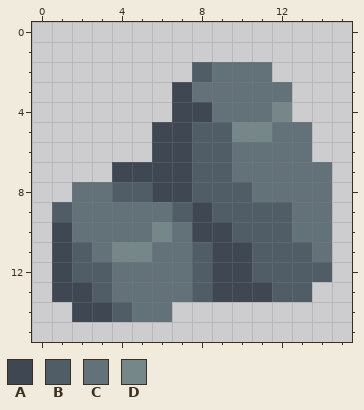
Edited in one commit: pixel-art file (assets_raw/stone.aseprite). Above is the file before it was changed.
16x16 pixels, 1 frame.
Palette (. is transparent): A #3f4852  B #515d66  C #637179  D #76878a
Pixels before, first column x 1:
 2 .......BCCC...
 3 ......ACCCCC..
 4 ......AACCCD..
 5 .....AABBDDCC.
 6 .....AABBCCCC.
 7 ...AAAABBCCCCC
 8 .CCBBAABBBCCCC
 9 BCCCCCBABBBBCC
10 ACCCCDCAABBBCC
11 ABCDDCCBAABBBC
12 ABBCCCCBAABBBB
13 AABCCCCBAAABB.
14 .AABCC........
Once edited:
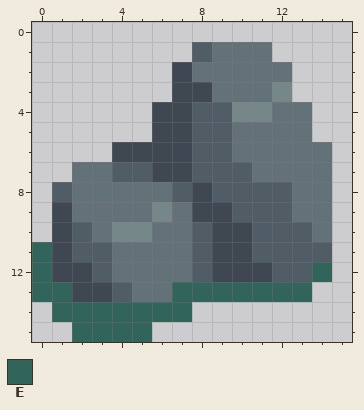
Colours new in this view: E #31645a
What changed:
Changed rows in their new state; - is an unchanged pixel.
Layer "stone":
first column x 0:
 1 --------BCCC---
 2 -------AC---C--
 3 --------A---D--
 4 ------A-BBDDCC-
 5 ----------CC---
 6 ----AA--------C
 7 --CCBB----B----
 8 -B--CCCBA--BB--
 9 -A----DC-A-----
10 --B-DDC-B-A--B-
11 E--BCC--------B
12 E-A--------A--E
13 EE-AB--EEEEEEE-
14 -EEEEEEE-------
15 --EEEE---------
Pixel boxes of the changes (left, top, right, bottom) in both pictures:
changed: (32, 42, 332, 342)
